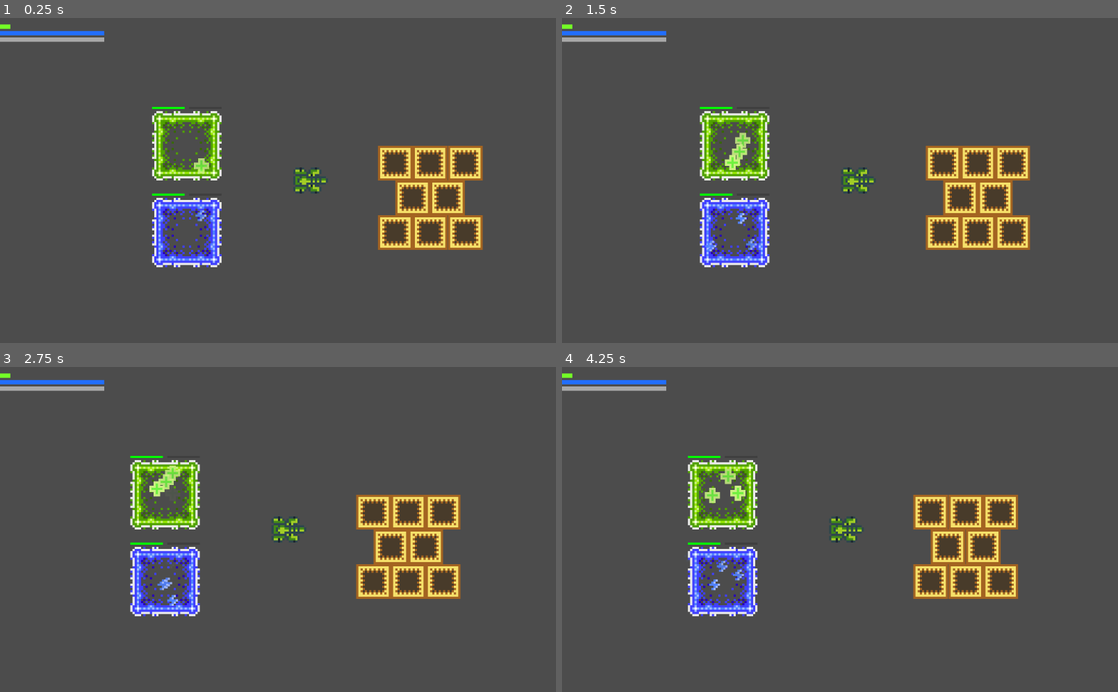
Above: before the commit, frames 1-4 (two rows, left to right).
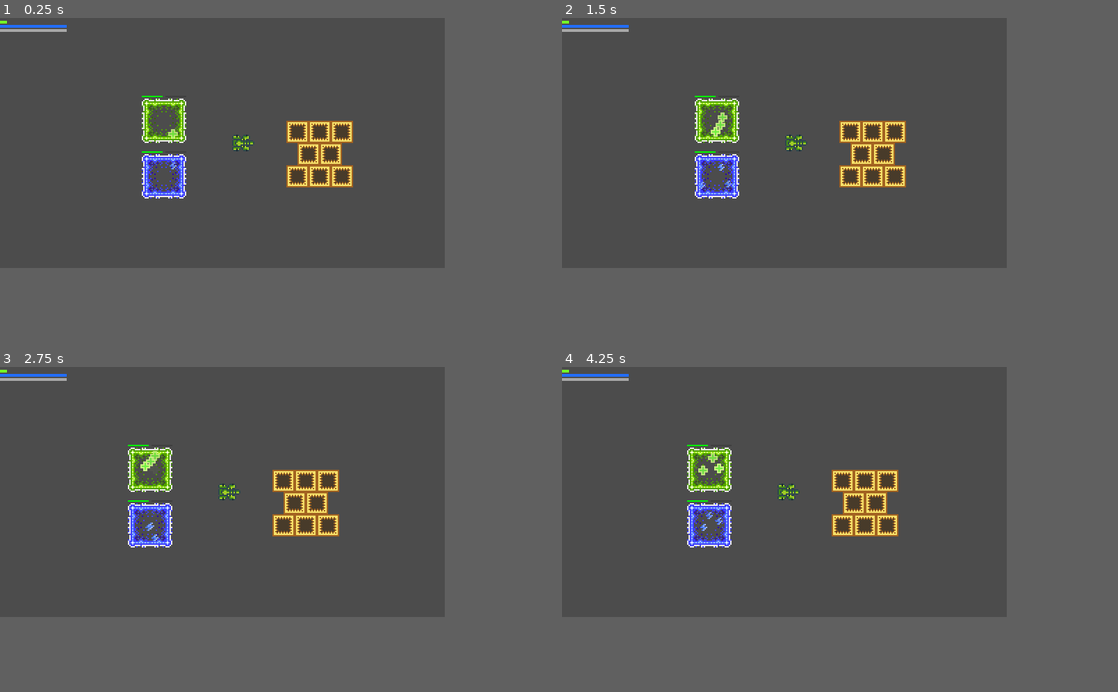
Above: after the commit, the same moments.

Repository: dcerjan/sgtpotato
Game: Godot game, scene res://data/scene/root.tscn
Two runs of this game, one before a commit and one after it. Both use one fixed random seed, a clock stepped at 60 frames per second and the inputs below.
Inputs (mouse positions are in pixels of both pictures, inside the frame that each line leads up to):
- Up to frame 1 (0.25 s): no input
- Up to frame 2 (1.5 s): move the mouse to (962, 164) at 0.52 s; click (962, 164) at 0.67 s; move the mouse to (728, 196) at 1.27 s; click (728, 196) at 1.42 s
- Up to frame 3 (2.75 s): move the mouse to (333, 458) at 2.02 s; click (333, 458) at 2.17 s
- Up to frame 4 (4.25 s): move the mouse to (812, 594) at 2.77 s; click (812, 594) at 2.92 s; move the mouse to (1006, 578) at 3.52 s; click (1006, 578) at 3.67 s
In our replay, the window is 800x468 before the commit and 640x360 after it. These sizes can differ from the game's own. Grey fills any space a smaller window leaves; there, only what the larger window draws over its background counts as a difference.

The runs differ from the first frame. In frame 1, 13% of the frame differs, in the area x 0-87%, y 0-77%; in frame 2, 13%, in the area x 0-85%, y 0-77%; in frame 3, 13%; in frame 4, 13%.

Commit message:
Play around with a 'charge' effect for a second turret

Diff:
--- /dev/null
+++ b/data/composite/objects/ChargeTurret.gd
@@ -0,0 +1,43 @@
+extends Node2D
+
+onready var turret = $Turret
+onready var particles = $Turret/Particles2D
+onready var bar = $Control/Bg/Fg
+onready var beam = $Turret/Beam
+
+export (float) var charge_trheshold = 1.0
+export (int) var particle_rate = 30
+
+var charge: float = 0.0
+var discharge: float = 1.0
+var prev_particle_emission: int = -1
+
+func _process(delta):
+  var mouse_pos = get_global_mouse_position()
+  var to_mouse = mouse_pos - turret.global_position
+  turret.global_rotation = to_mouse.angle()
+
+  if (Input.is_mouse_button_pressed(BUTTON_LEFT) and discharge >= 1.0):
+    charge = min(charge + delta, charge_trheshold)
+  else:
+    if charge >= 1.0 and discharge > 0.0:
+      beam.self_modulate = Color(1.0, 1.0, 1.0, 1.0 - discharge)
+      if charge >= 1.0 and discharge >= 1.0:
+        beam.self_modulate = Color(1.0, 1.0, 1.0, 1.0)
+        for i in range(20):
+          beam.add_point(Vector2(i * 6.0, (randf() - 0.5) * 4.0))
+      else:
+        for i in range(20):
+          var t = 1.0 if discharge > 0.2 else pow(discharge / 0.2, 0.7)
+          beam.set_point_position(i, Vector2(i * 6.0 * t, (randf() - 0.5) * 4.0 * t))
+      discharge = max(discharge - delta * 0.75, 0.0)
+    else:
+      beam.clear_points()
+      charge = max(charge - delta * 4, 0.0)
+      if charge <= 0.0:
+        discharge = 1.0
+
+
+  particles.self_modulate = Color(1.0, 1.0, 1.0, clamp(discharge * charge / charge_trheshold, 0.0, 1.0))
+
+  bar.rect_scale = Vector2(clamp(charge / charge_trheshold, 0.0, 1.0), 1.0)
--- /dev/null
+++ b/data/composite/objects/ChargeTurret.tscn
@@ -0,0 +1,92 @@
+[gd_scene load_steps=11 format=2]
+
+[ext_resource path="res://data/image/turret.png" type="Texture" id=1]
+[ext_resource path="res://data/composite/objects/ChargeTurret.gd" type="Script" id=2]
+
+[sub_resource type="CanvasItemMaterial" id=1]
+
+[sub_resource type="Gradient" id=2]
+offsets = PoolRealArray( 0, 0.592593, 0.82963, 1 )
+colors = PoolColorArray( 1, 0, 0, 0, 1, 0, 0, 0.25, 1, 0, 0, 1, 1, 0, 0, 0 )
+
+[sub_resource type="GradientTexture" id=3]
+gradient = SubResource( 2 )
+width = 32
+
+[sub_resource type="ParticlesMaterial" id=4]
+emission_shape = 1
+emission_sphere_radius = 4.0
+flag_disable_z = true
+spread = 180.0
+gravity = Vector3( 0, 0, 0 )
+orbit_velocity = 0.0
+orbit_velocity_random = 0.0
+radial_accel = -6.0
+color_ramp = SubResource( 3 )
+
+[sub_resource type="CanvasItemMaterial" id=7]
+blend_mode = 1
+
+[sub_resource type="Curve" id=8]
+_data = [ Vector2( 0, 0.215517 ), 0.0, 0.0, 0, 0, Vector2( 0.133047, 0.663793 ), 1.68907, 1.68907, 0, 0, Vector2( 0.39485, 0.465517 ), -1.2842, -1.2842, 0, 0, Vector2( 1, 0.137931 ), 0.0, 0.0, 0, 0 ]
+
+[sub_resource type="Gradient" id=9]
+offsets = PoolRealArray( 0, 0.161458, 0.244792, 0.645833, 1 )
+colors = PoolColorArray( 1, 0, 0, 0, 1, 1, 1, 1, 1, 0, 0, 1, 1, 0, 0, 1, 1, 0, 0, 0 )
+
+[sub_resource type="GradientTexture" id=10]
+gradient = SubResource( 9 )
+width = 16
+
+[node name="ChargeTurret" type="Node2D"]
+script = ExtResource( 2 )
+
+[node name="Turret" type="Node2D" parent="."]
+
+[node name="Sprite" type="Sprite" parent="Turret"]
+position = Vector2( 4, 0 )
+texture = ExtResource( 1 )
+
+[node name="Particles2D" type="Particles2D" parent="Turret"]
+material = SubResource( 1 )
+position = Vector2( 11, 0 )
+amount = 50
+visibility_rect = Rect2( -10, -10, 20, 20 )
+process_material = SubResource( 4 )
+
+[node name="Beam" type="Line2D" parent="Turret"]
+material = SubResource( 7 )
+position = Vector2( 10, 0 )
+points = PoolVector2Array( 7, 0, 16, -3, 23, -1, 29, 3, 36, -1, 40, -1 )
+width_curve = SubResource( 8 )
+default_color = Color( 1, 1, 1, 1 )
+texture = SubResource( 10 )
+texture_mode = 2
+
+[node name="Control" type="Control" parent="."]
+margin_right = 40.0
+margin_bottom = 40.0
+__meta__ = {
+"_edit_use_anchors_": false
+}
+
+[node name="Bg" type="ColorRect" parent="Control"]
+margin_left = -3.0
+margin_top = -5.0
+margin_right = 3.0
+margin_bottom = -4.0
+color = Color( 0.184314, 0.184314, 0.184314, 1 )
+__meta__ = {
+"_edit_use_anchors_": false
+}
+
+[node name="Fg" type="ColorRect" parent="Control/Bg"]
+margin_right = 6.0
+margin_bottom = 1.0
+color = Color( 1, 0, 0, 1 )
+__meta__ = {
+"_edit_use_anchors_": false
+}
+
+[node name="Camera2D" type="Camera2D" parent="."]
+current = true
--- a/data/scene/root.tscn
+++ b/data/scene/root.tscn
@@ -35,13 +35,12 @@
 
 [node name="root_cam" type="Camera2D" parent="follow_player"]
 current = true
-zoom = Vector2( 0.25, 0.25 )
 __meta__ = {
 "_edit_lock_": true
 }
 
 [node name="gui" type="Node2D" parent="follow_player/root_cam"]
-position = Vector2( 15.9525, 0.0446434 )
+position = Vector2( -16.0475, -15.9554 )
 z_index = 10
 z_as_relative = false
 
--- a/project.godot
+++ b/project.godot
@@ -60,6 +60,16 @@
 run/main_scene="res://data/scene/root.tscn"
 config/icon="res://data/image/icon.png"
 
+[display]
+
+window/size/width=320
+window/size/height=180
+window/size/resizable=false
+window/size/test_width=1280
+window/size/test_height=720
+window/stretch/mode="2d"
+window/stretch/aspect="keep"
+
 [input]
 
 MoveLeft={
@@ -93,4 +103,5 @@
 
 [rendering]
 
+quality/filters/msaa=2
 environment/default_environment="res://default_env.tres"
